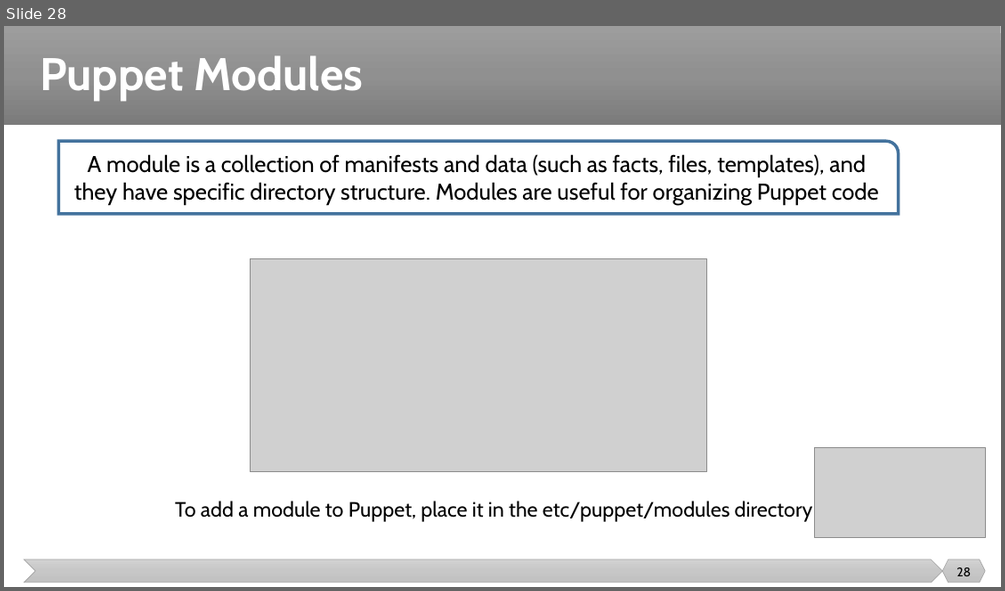
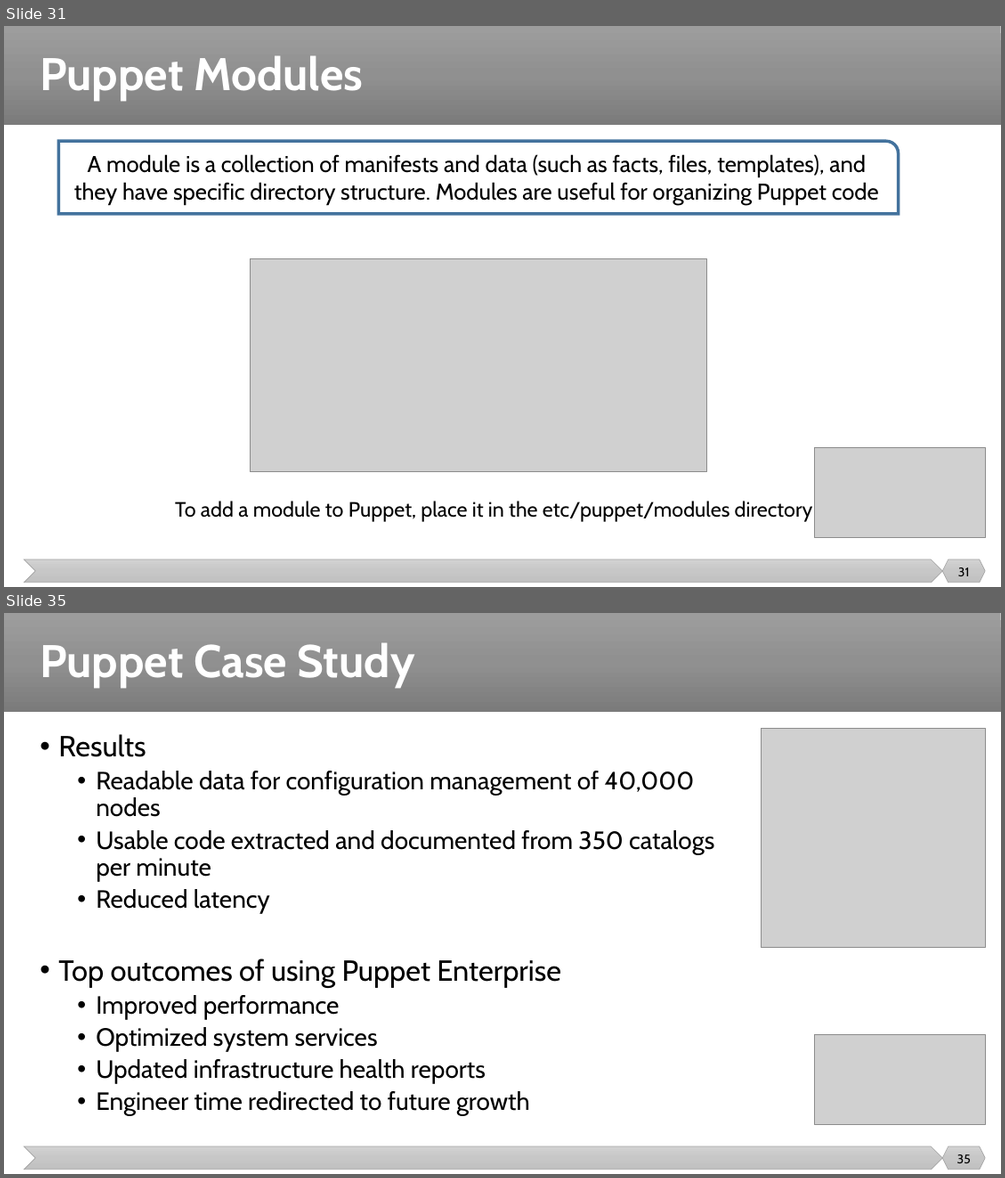
Before and after one commit to malenezi/malenezi, a slide deck: SE489/Lectures/6-Configuration Management/Configuration Management 2.pptx. Shown one above the other, each under a label of ours: slide 28 before the commit, slides 31 and 35 after it; the slides between them are not shown. The pictures are 1005x591 and 1005x1178 pixels, drawn with LibreOffice and Linux fonts; fonts in the diff are those of the drawing; grey boxes stand for pictures. Boxes give left, top, right and bottom in pixels: in the first picture for what was removed or moved away, otherwise in the second. Text is boxed around its words. In the diff, an @@ line names an element or a change of style, - is before the commit and + after.

```diff
--- a/SE489/Lectures/6-Configuration Management/Configuration Management 2.pptx
+++ b/SE489/Lectures/6-Configuration Management/Configuration Management 2.pptx
@@ slide 35 added at [4, 613, 1001, 1174], background #FFFFFF; not listed: 3 template elements that a slide beside it also shows @@
@@ title added at [40, 642, 415, 687], 44 pt, text #FFFFFF, bold @@
+Puppet Case Study
@@ text added at [58, 734, 714, 1115], 24 pt, text #000000 @@
+• Results
+  • Readable data for configuration management of 40,000 nodes
+  • Usable code extracted and documented from 350 catalogs per minute
+  • Reduced latency
+• Top outcomes of using Puppet Enterprise
+  • Improved performance
+  • Optimized system services
+  • Updated infrastructure health reports
+  • Engineer time redirected to future growth
@@ picture added at [760, 728, 985, 948] @@
@@ picture added at [815, 1035, 985, 1125] @@
@@ page number added at [957, 1154, 971, 1163], 12 pt, text #000000 @@
+35
@@ what was slide 28 is now slide 31 @@
@@ page number at [958, 567, 970, 576]: text changed @@
-28
+31
```
Also in this commit, not shown: 1 slide changed, 6 other slides added, 1 other file.
